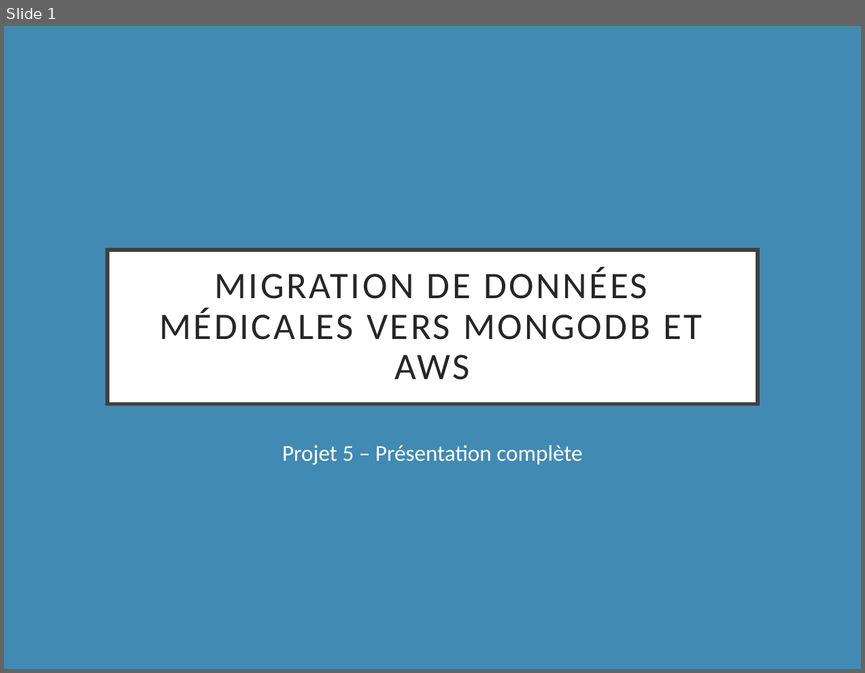
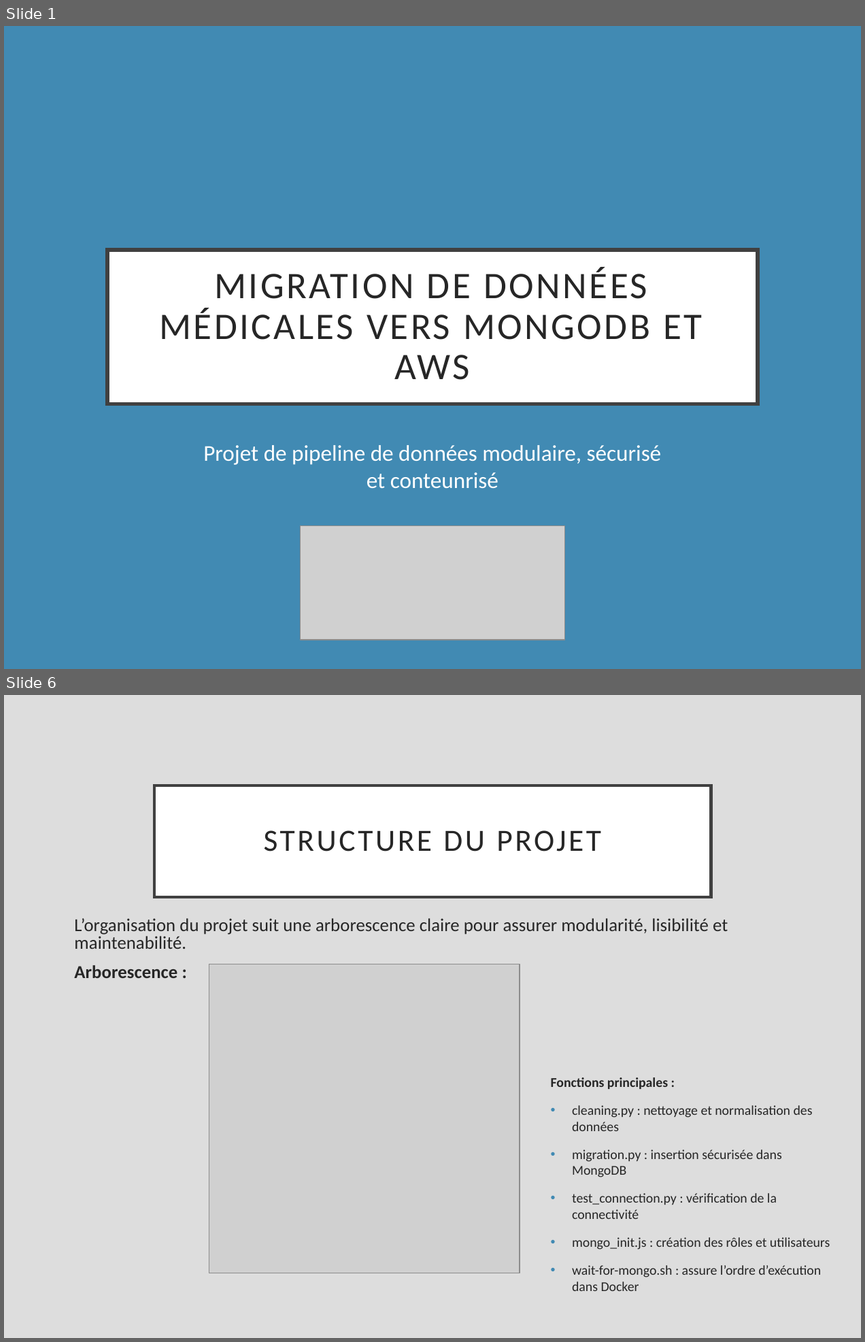
Before and after one commit to alexqtn/projet_5, a slide deck: Presantation.pptx. Shown one above the other, each under a label of ours: slide 1 before the commit, slides 1 and 6 after it; the slides between them are not shown. The pictures are 865x673 and 865x1342 pixels, drawn with LibreOffice and Linux fonts; fonts in the diff are those of the drawing; grey boxes stand for pictures. Boxes give left, top, right and bottom in pixels: in the first picture for what was removed or moved away, otherwise in the second. Text is boxed around its words. In the diff, an @@ line names an element or a change of style, - is before the commit and + after.

```diff
--- a/Presantation.pptx
+++ b/Presantation.pptx
@@ slide 6 added at box(4, 695, 861, 1338), background #DDDDDD @@
@@ title added at box(155, 785, 711, 896), fill #FFFFFF, outline #404040 2.5 pt, 26 pt, text #262626 @@
+STRUCTURE DU PROJET
@@ text added at box(74, 918, 728, 978), 15.3 pt, text #262626 @@
+L’organisation du projet suit une arborescence claire pour assurer modularité, lisibilité et maintenabilité.
+Arborescence :
@@ picture added at box(209, 964, 520, 1273) @@
@@ text added at box(551, 1077, 830, 1291), 11.2 pt, text #262626 @@
+Fonctions principales :
+• cleaning.py : nettoyage et normalisation des données
+• migration.py : insertion sécurisée dans MongoDB
+• test_connection.py : vérification de la connectivité
+• mongo_init.js : création des rôles et utilisateurs
+• wait-for-mongo.sh : assure l’ordre d’exécution dans Docker
@@ slide 1 changed as well @@
@@ subtitle at box(203, 445, 662, 488): text changed @@
-Projet 5 – Présentation complète
+Projet de pipeline de données modulaire, sécurisé et conteunrisé
@@ picture added at box(300, 526, 564, 639) @@
```
Also in this commit, not shown: 2 other slides changed, 17 other slides added, 8 slides removed, 6 other files.
